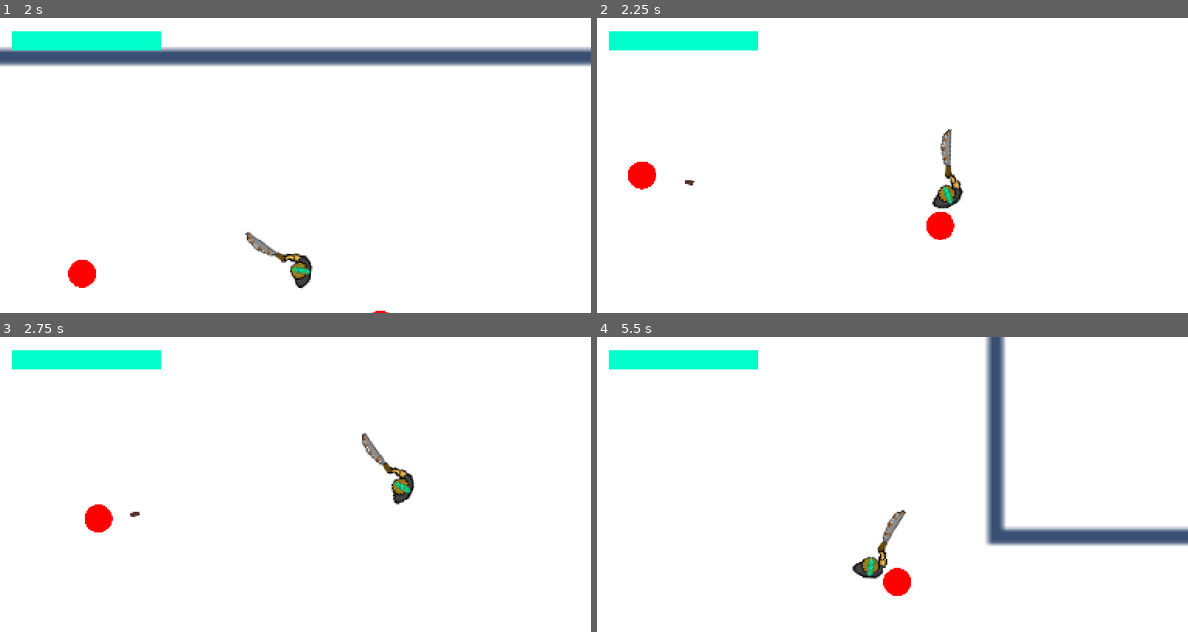
Above: before the commit, frames 1-4 (two rows, left to right).
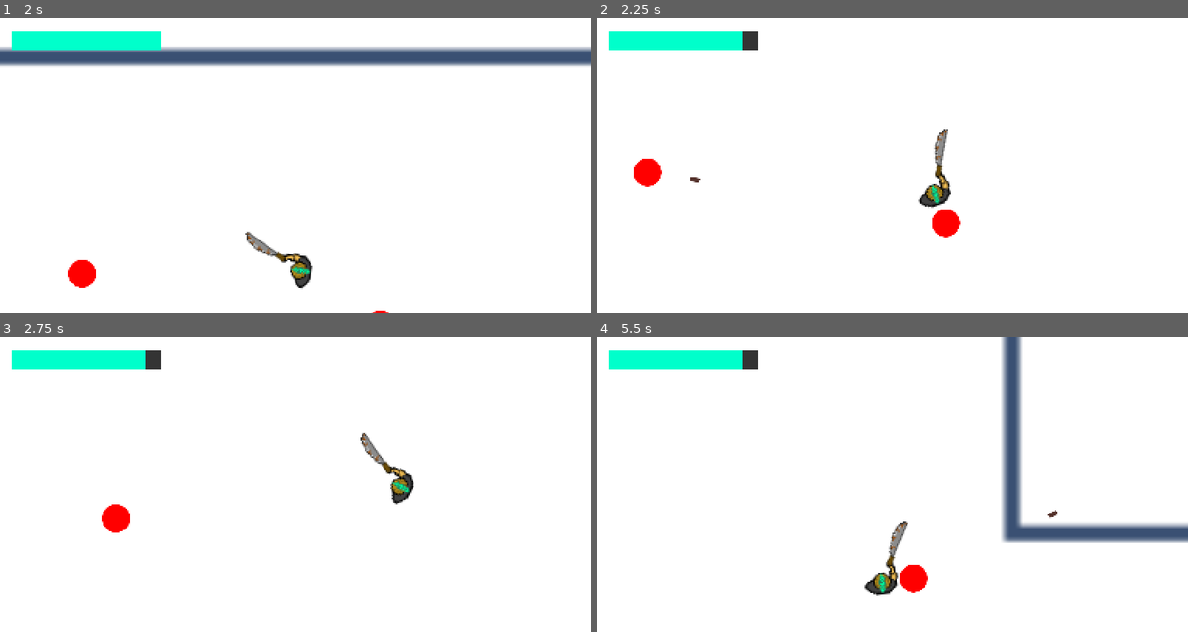
Above: after the commit, the same moments.

Repository: Phantonia/gamejam-2022
Game: Godot game, scene res://game.tscn
Two runs of this game, one before a commit and one after it. Both use one fixed random seed, a clock stepped at 60 frames per second and the inputs below.
Inputs (mouse positions are in pixels of both pictures, inside the frame that each line leads up to):
- Up to frame 1 (2 s): tap Enter at 0.5 s; move the mouse to (425, 150) at 0.52 s; hold D 0.53-1.28 s; click (425, 150) at 0.67 s; move the mouse to (177, 180) at 1.27 s; hold S from 1.28 s (still down)
- Up to frame 2 (2.25 s): move the mouse to (951, 100) at 2.02 s; release S at 2.03 s; hold D from 2.03 s (still down)
- Up to frame 3 (2.75 s): keep holding D
- Up to frame 4 (5.5 s): move the mouse to (862, 543) at 2.77 s; release D at 2.78 s; hold W 2.78-3.53 s; click (862, 543) at 2.92 s; move the mouse to (1069, 528) at 3.52 s; hold A 3.53-5.03 s; move the mouse to (715, 440) at 4.27 s; move the mouse to (922, 484) at 5.02 s; hold S from 5.03 s (still down); click (922, 484) at 5.17 s

Frame 1 is identical in both runs. In frame 2, 1.6% of the frame differs, in the area x 5-62%, y 4-76%; in frame 3, 1.1%; in frame 4, 7.6%, in the area x 24-100%, y 0-88%.

Commit message:
Tidied up + placed more nazis

Diff:
--- a/game.tscn
+++ b/game.tscn
@@ -162,6 +162,10 @@
 
 [node name="nazi" parent="." groups=["Nazi"] instance=ExtResource( 3 )]
 position = Vector2( -4.99997, 167 )
+scale = Vector2( 0.2, 0.2 )
+
+[node name="nazi5" parent="." groups=["Nazi"] instance=ExtResource( 3 )]
+position = Vector2( 4254, 843 )
 scale = Vector2( 0.2, 0.2 )
 
 [node name="CanvasLayer" type="CanvasLayer" parent="."]
@@ -177,4 +181,20 @@
 percent_visible = false
 script = ExtResource( 5 )
 
+[node name="nazi6" parent="." groups=["Nazi"] instance=ExtResource( 3 )]
+position = Vector2( -2378, 2943 )
+scale = Vector2( 0.2, 0.2 )
+
+[node name="nazi8" parent="." groups=["Nazi"] instance=ExtResource( 3 )]
+position = Vector2( -2000, 3235 )
+scale = Vector2( 0.2, 0.2 )
+
+[node name="nazi7" parent="." groups=["Nazi"] instance=ExtResource( 3 )]
+position = Vector2( -2270, 3340 )
+scale = Vector2( 0.2, 0.2 )
+
+[node name="nazi9" parent="." groups=["Nazi"] instance=ExtResource( 3 )]
+position = Vector2( -2250, 3155 )
+scale = Vector2( 0.2, 0.2 )
+
 [connection signal="health_changed" from="Player" to="CanvasLayer/healthBar" method="_on_Player_health_changed"]
--- a/healthBar.gd
+++ b/healthBar.gd
@@ -17,5 +17,4 @@
 
 
 func _on_Player_health_changed(value):
-	print(str(value) + " arrive")
 	self.value = self.max_value * value
--- a/nazi.tscn
+++ b/nazi.tscn
@@ -7,7 +7,7 @@
 radius = 50.3587
 
 [sub_resource type="CircleShape2D" id=2]
-radius = 2317.56
+radius = 5898.6
 
 [sub_resource type="CircleShape2D" id=3]
 radius = 59.2115
--- a/player.gd
+++ b/player.gd
@@ -70,7 +70,6 @@
 	return body.is_in_group("Nazi")
 
 func get_hit():
-	print("damage: " + str(hp / maxhp))
 	hp -= 1
 	emit_signal("health_changed", float(hp) / float(maxhp))
 
